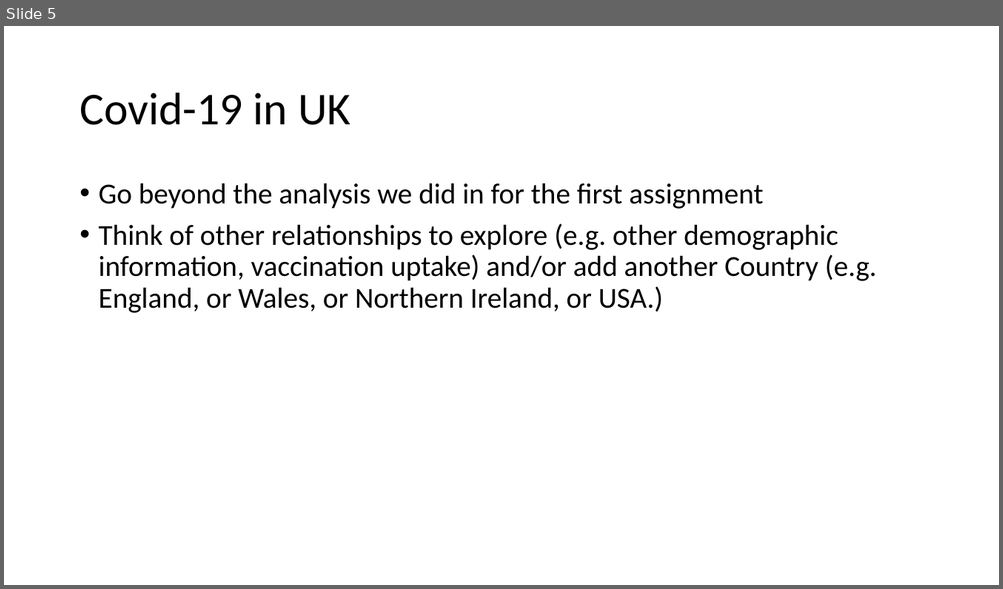
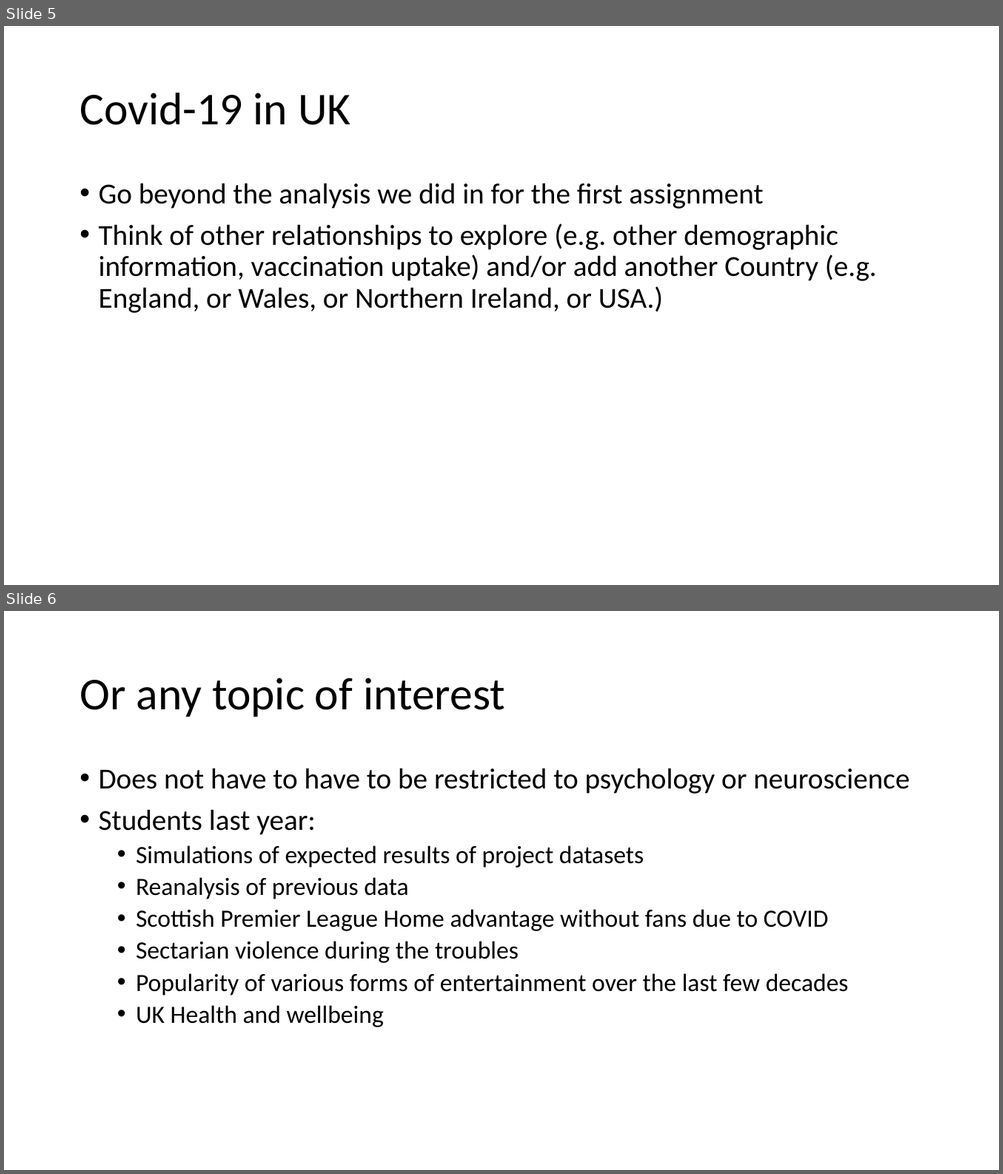
Before and after one commit to aleslab/PS4106_2022-23, a slide deck: slides/p4106 - projects.pptx. Shown one above the other, each under a label of ours: slide 5 before the commit, slides 5 and 6 after it. The pictures are 1003x589 and 1003x1174 pixels, drawn with LibreOffice and Linux fonts; fonts in the diff are those of the drawing. Boxes give left, top, right and bottom in pixels: in the first picture for what was removed or moved away, otherwise in the second. Text is boxed around its words. In the diff, an @@ line names an element or a change of style, - is before the commit and + after.

```diff
--- a/slides/p4106 - projects.pptx
+++ b/slides/p4106 - projects.pptx
@@ slide 6 added at <box>4,611,999,1170</box>, background #FFFFFF @@
@@ title added at <box>79,678,505,717</box>, 44 pt, text #000000 @@
+Or any topic of interest
@@ text added at <box>99,768,909,1028</box>, 24 pt, text #000000 @@
+• Does not have to have to be restricted to psychology or neuroscience
+• Students last year:
+  • Simulations of expected results of project datasets
+  • Reanalysis of previous data
+  • Scottish Premier League Home advantage without fans due to COVID
+  • Sectarian violence during the troubles
+  • Popularity of various forms of entertainment over the last few decades
+  • UK Health and wellbeing
```
Also in this commit, not shown: 2 slides changed, 1 other slide added, 2 other files.
